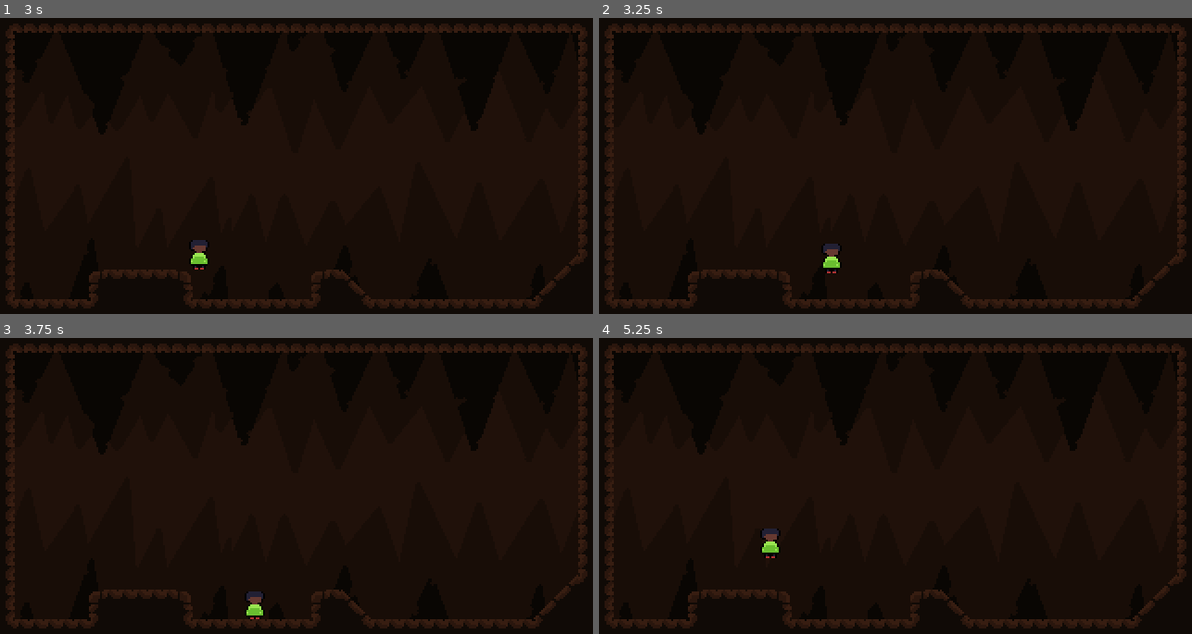
Above: before the commit, frames 1-4 (two rows, left to right).
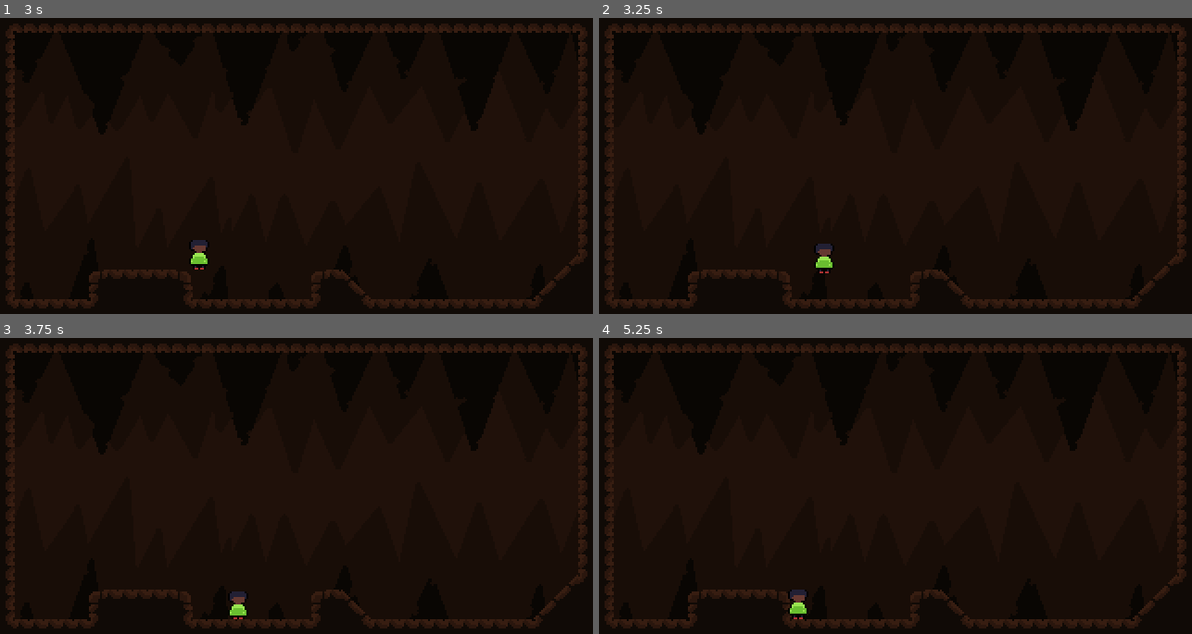
Above: after the commit, the same moments.

Repository: Omegalolchan/Cave_Runner
Game: Godot game, scene res://assets/Scenes/Debug Scene.tscn
Two runs of this game, one before a commit and one after it. Both use one fixed random seed, a clock stepped at 60 frames per second and the inputs below. The project has no main scene, so this scene is started directly.
Inputs:
- Up to frame 1 (3 s): hold Right (moveRight) 0.53-1.28 s; hold Down (slide) 0.53-1.28 s; tap C (jump) at 0.77, 0.8, 1.07, 1.35, 1.52, 1.82, 2.3 s; hold Left (moveLeft) 1.28-2.03 s; tap Down (slide) at 1.55, 2.85 s; hold Down (slide) 2.03-2.78 s; hold Right (moveRight) from 2.03 s (still down)
- Up to frame 2 (3.25 s): keep holding Right (moveRight); tap C (jump) at 3.02 s
- Up to frame 3 (3.75 s): tap C (jump) at 3.32, 3.6 s; release Right (moveRight) at 3.53 s; hold Left (moveLeft) from 3.53 s (still down)
- Up to frame 4 (5.25 s): keep holding Left (moveLeft); tap C (jump) at 3.77, 4.07, 4.52, 4.82 s; tap Down (slide) at 4.35 s; hold Down (slide) from 5.03 s (still down)

Frame 1 is identical in both runs. In frame 2, 0.2% of the frame differs, in the area x 36-41%, y 76-87%; in frame 3, 0.4%; in frame 4, 0.5%, in the area x 27-35%, y 64-95%.

Commit message:
almost done... ig

Diff:
--- a/assets/Scripts/PlayerMovement.gd
+++ b/assets/Scripts/PlayerMovement.gd
@@ -12,6 +12,7 @@
 
 var jump_lock
 var jump_turn
+var is_walljumping
 var is_jumping
 var is_sliding
 var on_floor
@@ -37,8 +38,9 @@
 			current_jump_time = jump_max_time
 			is_jumping = true
 		current_coyote_time = 0
-		if on_wall:
-			current_jump_time = jump_max_time
+		if on_wall and !on_floor:
+			stop_timer("wall_jump")
+			is_walljumping = true
 		return
 
 	var JumpInputRelease = func():
@@ -61,7 +63,7 @@
 	FPS_DELTA = delta
 	GetInput()
 
-	### Checking Wall collisions, NEEDS TO HAPPEN BEFORE JUMP LOGIC
+	### Checking Wall collisions
 	on_wall = false
 	var wall_raycast = raycast(position - Vector2(6,-8), position + Vector2(6,8), true, true)
 	if wall_raycast:
@@ -83,11 +85,17 @@
 			added_velocity.x = modulus(added_velocity.x) * direction
 			jump_turn = false
 
-	if on_wall and jump_input and !on_floor:
+	if is_walljumping and !on_floor and on_wall and !is_jumping:
 		base_velocity.y = 0
 		if velocity.y > 0: added_velocity.y = 0
-		if current_jump_time == jump_max_time - 1: added_velocity.y -= 30 * FPS_DELTA
-		added_velocity.x += sign(-wall_raycast.position.x + position.x) * FPS_DELTA * -jump_speed / 2
+		if get_node_or_null("wall_jump") != null:
+			var wall_jump_timer = get_timer("wall_jump")
+			if wall_jump_timer.get('time_passed') == 0:
+				added_velocity.y -= 60 * FPS_DELTA
+				added_velocity.x += sign(-wall_raycast.position.x + position.x) * FPS_DELTA * -jump_speed
+		if get_node_or_null("wall_jump") == null:
+			create_timer("wall_jump", 5 * FPS_DELTA)
+
 	#endregion
 
 	base_velocity.x = direction * WALK_SPEED
@@ -147,9 +155,10 @@
 			return false
 		return true
 
-	if (round(_collision.get_angle(up_direction) * 10) / 10) == 1.6 && !is_jumping && same_velocity_aganist_wall.call(velocity.x):
+	if (round(_collision.get_angle(up_direction) * 10) / 10) == 1.6 && same_velocity_aganist_wall.call(velocity.x):
 		velocity.x = 0
-		added_velocity.x = 0
+		if !same_velocity_aganist_wall.call(added_velocity.x):
+			pass
 	#endregion
 	if _collision.get_normal().y < 0:
 		jump_turn = true
@@ -157,7 +166,7 @@
 	return
 
 func velocity_neutral():
-	if direction != sign(added_velocity.x) && direction != 0 && added_velocity.x != 0: #letting the player have more control on his speed#
+	if direction != sign(added_velocity.x) && direction != 0 && added_velocity.x != 0 && !is_walljumping: #letting the player have more control on his speed#
 		added_velocity.x += -sign(added_velocity.x) * velocity_neutral_deccel * 2 * FPS_DELTA
 
 	if on_floor && !is_sliding && direction != sign(added_velocity.x):
@@ -209,9 +218,10 @@
 	t.one_shot = true
 	t.autostart = true
 	t.wait_time = time
-	if find_child(_name):
-		t = find_child(_name)
+	if get_node_or_null(_name) != null:
+		t = get_node(_name)
 		t.wait_time += time
+		return
 	else:
 		add_child(t)
 	var time_end = Callable(on_timer_end)
@@ -227,7 +237,30 @@
 			create_timer("jump_turn", 60)
 		"jump_turn":
 			jump_turn = false
-	return
+		"wall_jump":
+			is_walljumping = false
+	return
+
+func stop_timer(_name : String):
+	var timer : Timer
+	if get_node_or_null(_name) ==  null:
+		return
+	timer = get_node(_name)
+	timer.stop()
+	return
+
+func get_timer(_name : String): # Returns the time left/passed of given Timer
+	var value = {
+		"time_left": 0,
+		"time_passed": 0
+	}
+	if get_node_or_null(_name) == null:
+		return value
+	var timer : Timer
+	timer = get_node(_name) as Timer
+	value.time_left = timer.time_left
+	value.time_passed = timer.wait_time - timer.time_left
+	return value
 
 func raycast(start_vector : Vector2, end_vector : Vector2, inside_hit : bool, exclude_self : bool):
 	var space_state = get_world_2d().direct_space_state # getting physics space
